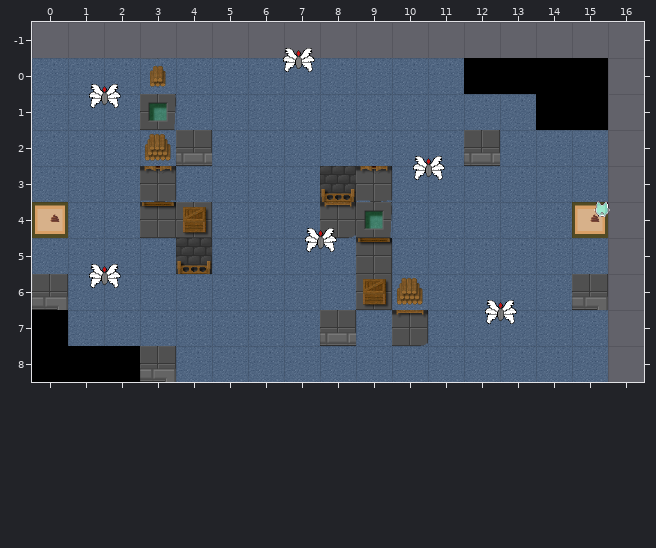
Tiled map (JSON) -- assets/tiled/d1_3.json. The picture above was drawn from the file before the commit.
Cells are 64x64 px. Shown: x 0..16, y -1..8.
After:
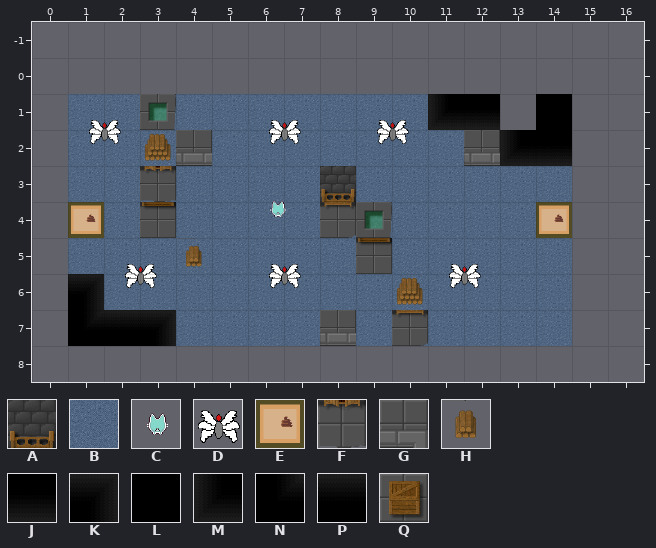
Key: from "room_tileset": A 22, B 25, C 26, D 29, E 30, F 49, G 50, H 73, J 88, K 91, L 113, M 115, N 162, P 163, Q 310.
_ is an empty cell.
Objects are placed by their top-left corner, in cells (3,4 is the top-left corner of cell 3,4); size is 1x1 cell unless given.
Diff:
{"where": "layer \"background\""}
{"y":0,"x":0,"old":"BBBBBBBBBBBBBBBB","new":"________________"}
{"y":1,"x":0,"old":"B","new":"_"}
{"y":1,"x":11,"old":"BBB","new":"MJ_"}
{"y":1,"x":15,"old":"B","new":"_"}
{"y":2,"x":0,"old":"B","new":"_"}
{"y":2,"x":13,"old":"BBB","new":"MJ_"}
{"y":3,"x":0,"old":"B","new":"_"}
{"y":3,"x":15,"old":"B","new":"_"}
{"y":4,"x":0,"old":"B","new":"_"}
{"y":4,"x":15,"old":"B","new":"_"}
{"y":5,"x":0,"old":"B","new":"_"}
{"y":5,"x":15,"old":"B","new":"_"}
{"y":6,"x":0,"old":"GB","new":"_K"}
{"y":6,"x":15,"old":"G","new":"_"}
{"y":7,"x":0,"old":"BBBB","new":"_NPK"}
{"y":7,"x":15,"old":"B","new":"_"}
{"y":8,"x":0,"old":"BBBGBBBBBBBBBBBB","new":"________________"}
{"where": "layer \"onc\""}
{"y":0,"x":3,"old":"H","new":"_"}
{"y":3,"x":9,"old":"F","new":"_"}
{"y":4,"x":4,"old":"Q","new":"_"}
{"y":5,"x":4,"old":"A","new":"H"}
{"y":6,"x":9,"old":"Q","new":"_"}
{"where": "layer \"holes\""}
{"was": "L at 15,0"}
{"was": "L at 14,0"}
{"was": "L at 13,0"}
{"was": "L at 12,0"}
{"was": "L at 15,1"}
{"was": "L at 0,7"}
{"was": "L at 0,8"}
{"was": "L at 1,8"}
{"was": "L at 2,8"}
{"where": "layer \"portals\""}
{"was": "E \"d1_4\" at 0,4", "now": "E \"d1_4\" at 1,4"}
{"was": "E \"d1_mid\" at 15,4", "now": "E \"d1_mid\" at 14,4"}
{"where": "layer \"enemies\""}
{"was": "D \"eC_0\" at 1.5,0.5", "now": "D \"eC_0\" at 1.5,1.5"}
{"was": "D \"eC_0\" at 6.9,-0.5", "now": "D \"eC_0\" at 6.5,1.5"}
{"was": "D \"eC_0\" at 10.5,2.5", "now": "D \"eC_0\" at 9.5,1.5"}
{"was": "D \"eC_0\" at 1.5,5.5", "now": "D \"eC_0\" at 2.5,5.5"}
{"was": "D \"eC_0\" at 7.5,4.5", "now": "D \"eC_0\" at 6.5,5.5"}
{"was": "D \"eC_0\" at 12.5,6.5", "now": "D \"eC_0\" at 11.5,5.5"}
{"where": "layer \"player\""}
{"was": "C \"Player\" at 15.3,3.7", "now": "C \"Player\" at 6.3,3.7"}
